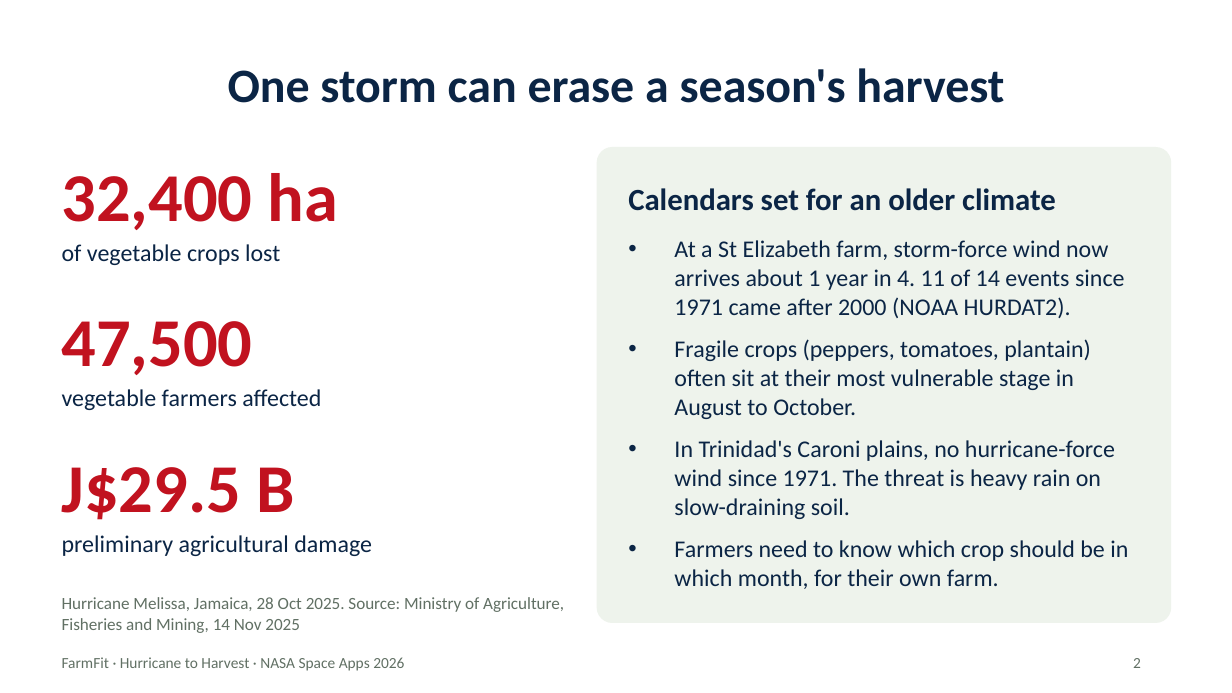
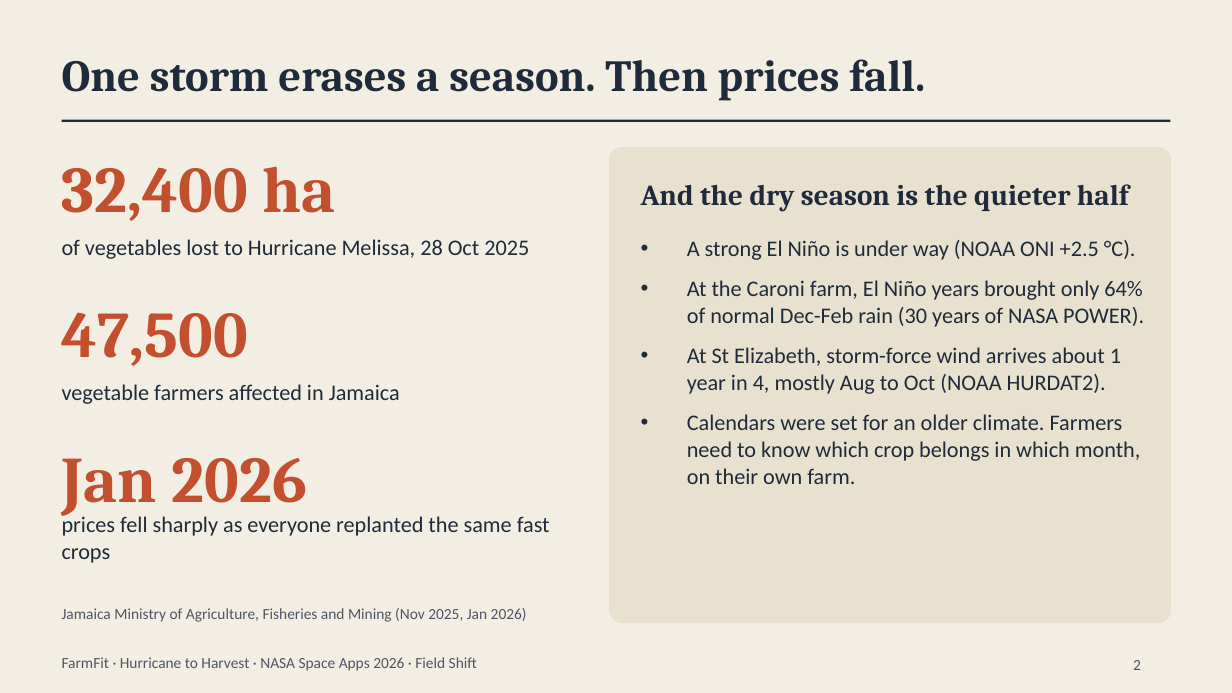
Before and after one commit to keydahknow/FarmFit, a slide deck: slide 2 of docs/FarmFit_Hurricane_to_Harvest.pptx. Drawn at 1232x693 pixels with LibreOffice and Linux fonts; fonts in the diff are those of the drawing. Boxes give left, top, right and bottom in pixels: in the first picture for what was removed or moved away, otherwise in the second. Text is boxed around its words. In the diff, an @@ line names an element or a change of style, - is before the commit and + after.

```diff
--- a/docs/FarmFit_Hurricane_to_Harvest.pptx
+++ b/docs/FarmFit_Hurricane_to_Harvest.pptx
@@ background #FFFFFF to #F3EEE3 @@
@@ title at [62,59,925,101]: text changed; size 28 to 26 pt; font Calibri to Cambria; text colour #0B2545 to #1F2B3A @@
-One storm can erase a season's harvest
+One storm erases a season. Then prices fall.
@@ text "32,400 ha" at [62,166,335,221]: size 40 to 38 pt, font Calibri to Cambria, text colour #C1121F to #C2502F @@
@@ line added from (62, 121) to (1170, 121), #1F2B3A 1.25 pt @@
@@ rounded rectangle: place and size @@
-rounded rectangle at [598,148,1170,622]
+rounded rectangle at [610,148,1170,622]
@@ rounded rectangle at [610,148,1170,622]: fill #EEF3EC to #E9E1CF; outline #EEF3EC 1 pt to #E9E1CF 1 pt; proportions changed @@
@@ text at [641,184,1129,212]: text changed; size 18 to 17 pt; font Calibri to Cambria; text colour #0B2545 to #1F2B3A @@
-Calendars set for an older climate
+And the dry season is the quieter half
@@ text at [62,239,529,259]: text changed; size 14 to 13 pt; text colour #0B2545 to #1F2B3A @@
-of vegetable crops lost
+of vegetables lost to Hurricane Melissa, 28 Oct 2025
@@ text at [687,240,1144,484]: text changed; size 14 to 13 pt; text colour #0B2545 to #1F2B3A @@
-• At a St Elizabeth farm, storm-force wind now arrives about 1 year in 4. 11 of 14 events since 1971 came after 2000 (NOAA HURDAT2).
-• Fragile crops (peppers, tomatoes, plantain) often sit at their most vulnerable stage in August to October.
-• In Trinidad's Caroni plains, no hurricane-force wind since 1971. The threat is heavy rain on slow-draining soil.
-• Farmers need to know which crop should be in which month, for their own farm.
+• A strong El Niño is under way (NOAA ONI +2.5 °C).
+• At the Caroni farm, El Niño years brought only 64% of normal Dec-Feb rain (30 years of NASA POWER).
+• At St Elizabeth, storm-force wind arrives about 1 year in 4, mostly Aug to Oct (NOAA HURDAT2).
+• Calendars were set for an older climate. Farmers need to know which crop belongs in which month, on their own farm.
@@ text "47,500" at [62,312,248,366]: size 40 to 38 pt, font Calibri to Cambria, text colour #C1121F to #C2502F @@
@@ text at [62,384,400,404]: text changed; size 14 to 13 pt; text colour #0B2545 to #1F2B3A @@
-vegetable farmers affected
+vegetable farmers affected in Jamaica
@@ text at [62,458,307,517]: text changed; size 40 to 38 pt; font Calibri to Cambria; text colour #C1121F to #C2502F @@
-J$29.5 B
+Jan 2026
@@ text at [62,513,550,563]: text changed; size 14 to 13 pt; text colour #0B2545 to #1F2B3A @@
-preliminary agricultural damage
+prices fell sharply as everyone replanted the same fast crops
@@ text at [62,608,527,622]: text changed; size 10 to 9 pt; text colour #617064 to #4C5563 @@
-Hurricane Melissa, Jamaica, 28 Oct 2025. Source: Ministry of Agriculture, Fisheries and Mining, 14 Nov 2025
+Jamaica Ministry of Agriculture, Fisheries and Mining (Nov 2025, Jan 2026)
@@ text at [62,657,477,671]: text changed; text colour #617064 to #4C5563 @@
-FarmFit · Hurricane to Harvest · NASA Space Apps 2026
+FarmFit · Hurricane to Harvest · NASA Space Apps 2026 · Field Shift
@@ page number at [1133,660,1141,670]: text colour #617064 to #4C5563 @@
```
Also in this commit, not shown: 1 other slide changed, 5 slides added, 5 slides removed, 13 other files.
